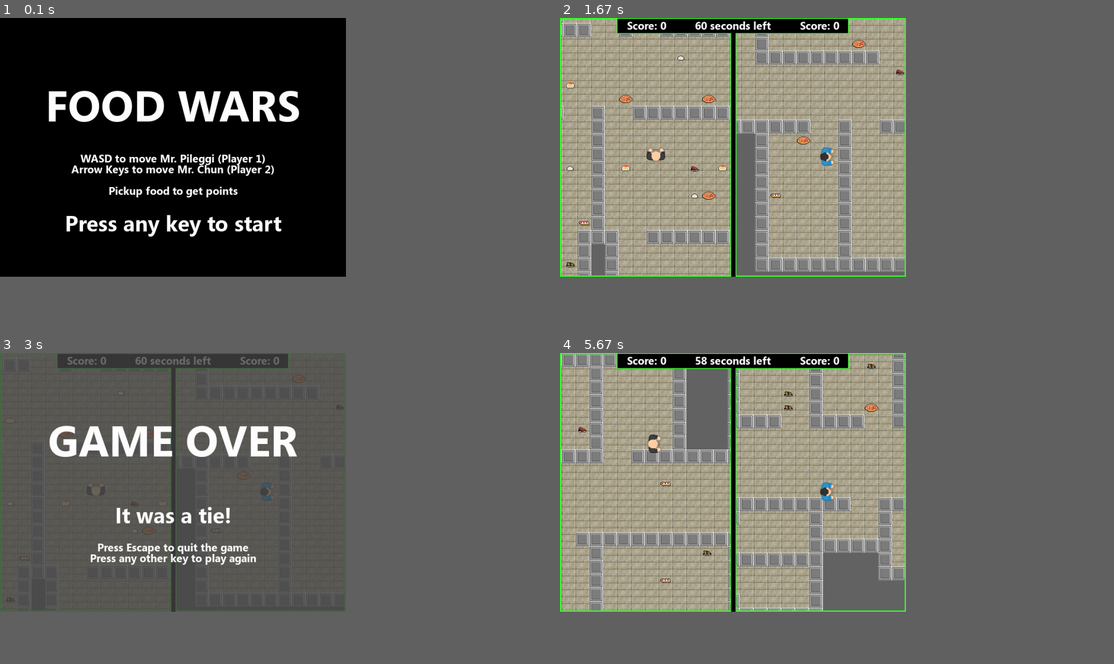
Above: before the commit, frames 1-4 (two rows, left to right).
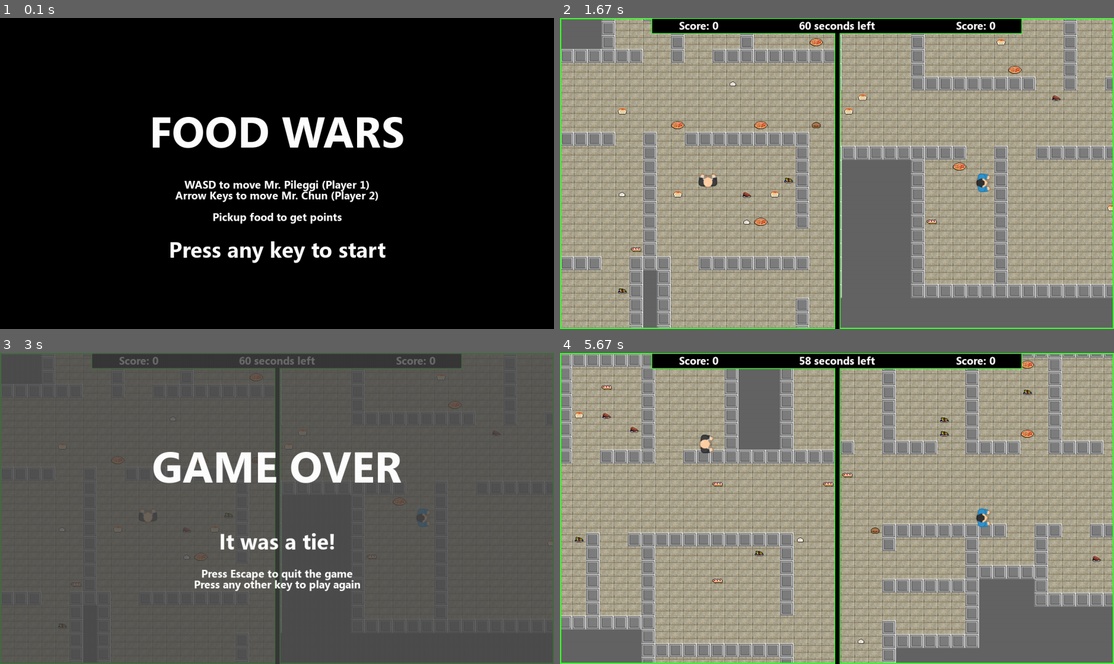
Above: after the commit, the same moments.

Repository: bly852/food-wars
Game: pygame game, started from game.py
Two runs of this game, one before a commit and one after it. Both use one fixed random seed, a clock stepped at 60 frames per second and the inputs below.
Inputs:
- Up to frame 1 (0.1 s): no input
- Up to frame 2 (1.67 s): hold Right from 1.33 s (still down)
- Up to frame 3 (3 s): release Right at 1.8 s; tap Esc at 1.83 s
- Up to frame 4 (5.67 s): hold Left 3.07-3.47 s; hold A 3.07-3.47 s; hold Up 3.5-3.87 s; hold W 3.5-3.87 s; hold Right 3.9-4.53 s; hold D 3.9-4.53 s; hold Down 4.57-4.93 s; hold S 4.57-4.93 s; hold Left 4.97-5.43 s; hold A 4.97-5.43 s; hold Right from 5.47 s (still down); hold D from 5.47 s (still down)
The window is 562x421 before the commit and 900x506 after it. Grey fills any space a smaller window leaves; there, only what the larger window draws over its background counts as a difference.

The runs differ from the first frame. In frame 1, 9.2% of the frame differs, in the area x 8-73%, y 23-79%; in frame 2, 69%, in the area x 0-100%, y 0-100%; in frame 3, 11%; in frame 4, 64%.

Commit message:
Changed variables to allow for screen resizing in-game

Diff:
--- a/game.py
+++ b/game.py
@@ -30,7 +30,9 @@
         """
         # initalizes pygame window and name
         pygame.init()
-        self.screen = pygame.display.set_mode((width, height))
+        self.screen_width = width
+        self.screen_height = height
+        self.screen = pygame.display.set_mode((self.screen_width, self.screen_height))
         pygame.display.set_caption("{}".format(title))
 
         # joystick initialization
@@ -38,9 +40,9 @@
         # returns the count of joysticks plugged in
 
         # initialize player cameras
-        self.canvas = pygame.Surface((width, height))
-        self.player1_rect = pygame.Rect(0, 0, width / 2, height)
-        self.player2_rect = pygame.Rect(width / 2, 0, width / 2, height)
+        self.canvas = pygame.Surface((self.screen_width, self.screen_height))
+        self.player1_rect = pygame.Rect(0, 0, self.screen_width / 2, self.screen_height)
+        self.player2_rect = pygame.Rect(self.screen_width / 2, 0, self.screen_width / 2, self.screen_height)
         self.player1_cam = self.canvas.subsurface(self.player1_rect)
         self.player2_cam = self.canvas.subsurface(self.player2_rect)
 
@@ -114,8 +116,8 @@
         self.food = pygame.sprite.Group()
 
         # initializes the camera for the player
-        self.camera1 = Camera(self.map.width, self.map.height, 1)
-        self.camera2 = Camera(self.map.width, self.map.height, 2)
+        self.camera1 = Camera(self.map.width, self.map.height, 1, self.screen_width, self.screen_height)
+        self.camera2 = Camera(self.map.width, self.map.height, 2, self.screen_width, self.screen_height)
 
         # generates walls and floors
         for row, tiles in enumerate(self.map.data):
@@ -193,25 +195,25 @@
 
         # blits both players views onto the main screen
         self.screen.blit(self.player1_cam, (0, 0))
-        self.screen.blit(self.player2_cam, (width / 2, 0))
+        self.screen.blit(self.player2_cam, (self.screen_width / 2, 0))
 
         # draws the screen border
         pygame.draw.rect(self.screen, gui_accent_colour,
-                         (0, 0, width, height), 3)
+                         (0, 0, self.screen_width, self.screen_height), 3)
 
         # draws the GUI base layer
         pygame.draw.line(self.screen, gui_accent_colour,
-                         (width / 2, 0), (width / 2, height), 14)
-        pygame.draw.rect(self.screen, gui_accent_colour, ((width / 4) - (width / 12) - 2, 0, width - (width / 4) - (width / 12) + 4, 37))
-        pygame.draw.line(self.screen, black, (width / 2, 2), (width / 2, height), 10)
-        pygame.draw.rect(self.screen, black, ((width / 4) - (width / 12), 2, width - (width / 4) - (width / 12), 33))
+                         (self.screen_width / 2, 0), (self.screen_width / 2, self.screen_height), 14)
+        pygame.draw.rect(self.screen, gui_accent_colour, ((self.screen_width / 4) - (self.screen_width / 12) - 2, 0, self.screen_width - (self.screen_width / 4) - (self.screen_width / 12) + 4, 37))
+        pygame.draw.line(self.screen, black, (self.screen_width / 2, 2), (self.screen_width / 2, self.screen_height), 10)
+        pygame.draw.rect(self.screen, black, ((self.screen_width / 4) - (self.screen_width / 12), 2, self.screen_width - (self.screen_width / 4) - (self.screen_width / 12), 33))
 
         # draws time left to the screen
-        self.draw_text('{} seconds left'.format(time_limit - (int(self.elapsed_time))), self.default_font_bold, 25, white, width / 2, 17, align='center')
+        self.draw_text('{} seconds left'.format(time_limit - (int(self.elapsed_time))), self.default_font_bold, 25, white, self.screen_width / 2, 17, align='center')
 
         # draws player score to the screen
-        self.draw_text('Score: {}'.format(self.player1.score), self.default_font_bold, 25, white, width / 4, 17, align='center')
-        self.draw_text('Score: {}'.format(self.player2.score), self.default_font_bold, 25, white, width - (width / 4), 17, align='center')
+        self.draw_text('Score: {}'.format(self.player1.score), self.default_font_bold, 25, white, self.screen_width / 4, 17, align='center')
+        self.draw_text('Score: {}'.format(self.player2.score), self.default_font_bold, 25, white, self.screen_width - (self.screen_width / 4), 17, align='center')
 
         # flip render to the screen
         pygame.display.flip()
@@ -251,11 +253,11 @@
         self.screen.fill(black)
 
         # draws splash screen text
-        self.draw_text('FOOD WARS', self.default_font_bold, 100, white, width // 2, height // 2 - 100, align='center')
-        self.draw_text('WASD to move Mr. Pileggi (Player 1)', self.default_font_bold, 25, white, width // 2, height // 2 + 25, align='center')
-        self.draw_text('Arrow Keys to move Mr. Chun (Player 2)', self.default_font_bold, 25, white, width // 2, height // 2 + 50, align='center')
-        self.draw_text('Pickup food to get points', self.default_font_bold, 25, white, width // 2, height // 2 + 100, align='center')
-        self.draw_text('Press any key to start', self.default_font_bold, 50, white, width // 2, height // 2 + 175, align='center')
+        self.draw_text('FOOD WARS', self.default_font_bold, 100, white, self.screen_width // 2, self.screen_height // 2 - 100, align='center')
+        self.draw_text('WASD to move Mr. Pileggi (Player 1)', self.default_font_bold, 25, white, self.screen_width // 2, self.screen_height // 2 + 25, align='center')
+        self.draw_text('Arrow Keys to move Mr. Chun (Player 2)', self.default_font_bold, 25, white, self.screen_width // 2, self.screen_height // 2 + 50, align='center')
+        self.draw_text('Pickup food to get points', self.default_font_bold, 25, white, self.screen_width // 2, self.screen_height // 2 + 100, align='center')
+        self.draw_text('Press any key to start', self.default_font_bold, 50, white, self.screen_width // 2, self.screen_height // 2 + 175, align='center')
 
         self.splashscreen = True
 
@@ -274,15 +276,15 @@
         self.screen.blit(self.game_over, (0, 0))
 
         # draws the game over screen text
-        self.draw_text('GAME OVER', self.default_font_bold, 100, white, width // 2, height // 2 - 100, align='center')
+        self.draw_text('GAME OVER', self.default_font_bold, 100, white, self.screen_width // 2, self.screen_height // 2 - 100, align='center')
         if self.player1.score > self.player2.score:
-            self.draw_text('Player 1 Wins!', self.default_font_bold, 50, white, width // 2, height // 2 + 75, align='center')
+            self.draw_text('Player 1 Wins!', self.default_font_bold, 50, white, self.screen_width // 2, self.screen_height // 2 + 75, align='center')
         elif self.player1.score < self.player2.score:
-            self.draw_text('Player 2 Wins!', self.default_font_bold, 50, white, width // 2, height // 2 + 75, align='center')
+            self.draw_text('Player 2 Wins!', self.default_font_bold, 50, white, self.screen_width // 2, self.screen_height // 2 + 75, align='center')
         else:
-            self.draw_text('It was a tie!', self.default_font_bold, 50, white, width // 2, height // 2 + 75, align='center')
-        self.draw_text('Press Escape to quit the game', self.default_font_bold, 25, white, width // 2, height // 2 + 150, align='center')
-        self.draw_text('Press any other key to play again', self.default_font_bold, 25, white, width // 2, height // 2 + 175, align='center')
+            self.draw_text('It was a tie!', self.default_font_bold, 50, white, self.screen_width // 2, self.screen_height // 2 + 75, align='center')
+        self.draw_text('Press Escape to quit the game', self.default_font_bold, 25, white, self.screen_width // 2, self.screen_height // 2 + 150, align='center')
+        self.draw_text('Press any other key to play again', self.default_font_bold, 25, white, self.screen_width // 2, self.screen_height // 2 + 175, align='center')
 
         pygame.display.flip() # flips final screen to the display
         self.wait_for_key() # runs the loop
@@ -309,6 +311,16 @@
                         else:
                             if event.key == K_ESCAPE:
                                 self.quit()
+                            elif event.key == K_r:
+                                if self.screen_width == 1280 and self.screen_height == 720:
+                                    self.screen_width = 800
+                                    self.screen_height = 600
+                                    self.screen = pygame.display.set_mode((self.screen_width, self.screen_height))
+                                elif self.screen_width == 800 and self.screen_height == 600:
+                                    self.screen_width = 1280
+                                    self.screen_height = 720
+                                    self.screen = pygame.display.set_mode((self.screen_width, self.screen_height))
+                                self.show_game_over()
                             else:
                                 waiting = False
 
--- a/map.py
+++ b/map.py
@@ -38,12 +38,14 @@
     class to contain the games camera
     """
 
-    def __init__(self, cam_width, cam_height, camNum):
+    def __init__(self, cam_width, cam_height, camNum, screen_width, screen_height):
         """
         initializes a camera based on the cam_width
         and cam_height parameters
         """
         self.camera = pygame.Rect(0, 0, width/2, height)
+        self.screen_width = screen_width
+        self.screen_height = screen_height
         self.width = cam_width
         self.height = cam_height
 
@@ -57,12 +59,12 @@
         """
         updates the camera based on the target parameter's movement
         """
-        x = -target.rect.x + int(width / 4)
-        y = -target.rect.y + int(height / 2)
+        x = -target.rect.x + int(self.screen_width / 4)
+        y = -target.rect.y + int(self.screen_height / 2)
 
         # camera limits
         x = min(0, x)
         y = min(0, y)
-        x = max(-(self.width - width/2), x)
-        y = max(-(self.height - height), y)
+        x = max(-(self.width - self.screen_width/2), x)
+        y = max(-(self.height - self.screen_height), y)
         self.camera = pygame.Rect(x, y, self.width, self.height)
--- a/settings.py
+++ b/settings.py
@@ -21,7 +21,7 @@
 
 
 # game options
-width, height = 800, 600
+width, height = 1280, 720
 fps = 120  # fps limit
 title = 'Food Wars'
 time_limit = 60  # game time limit in seconds
